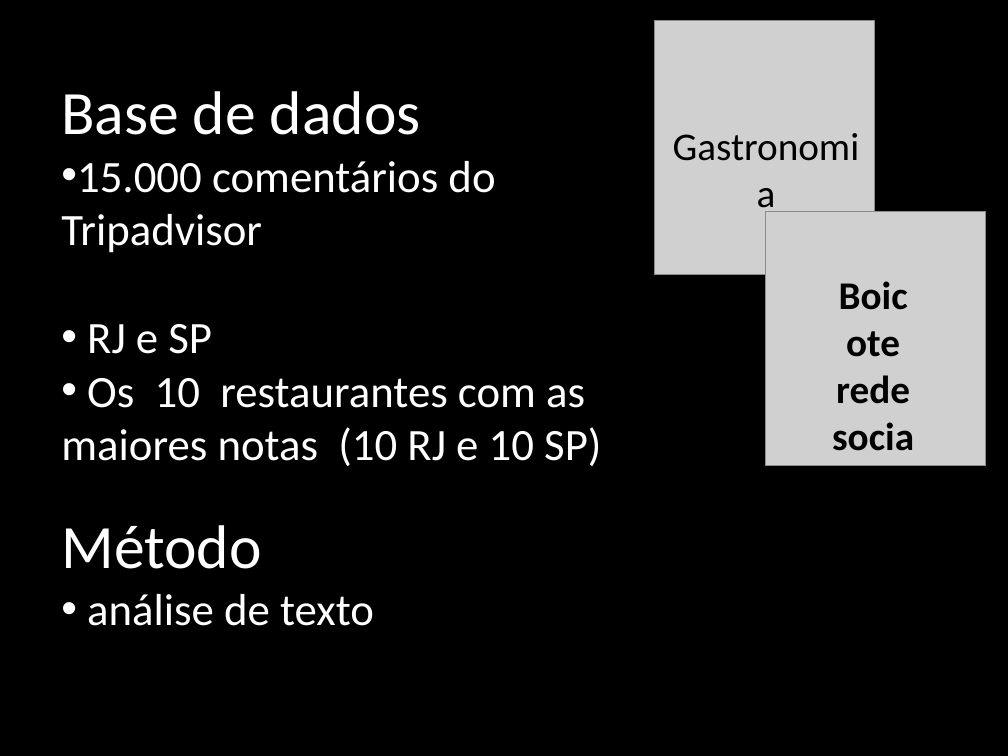
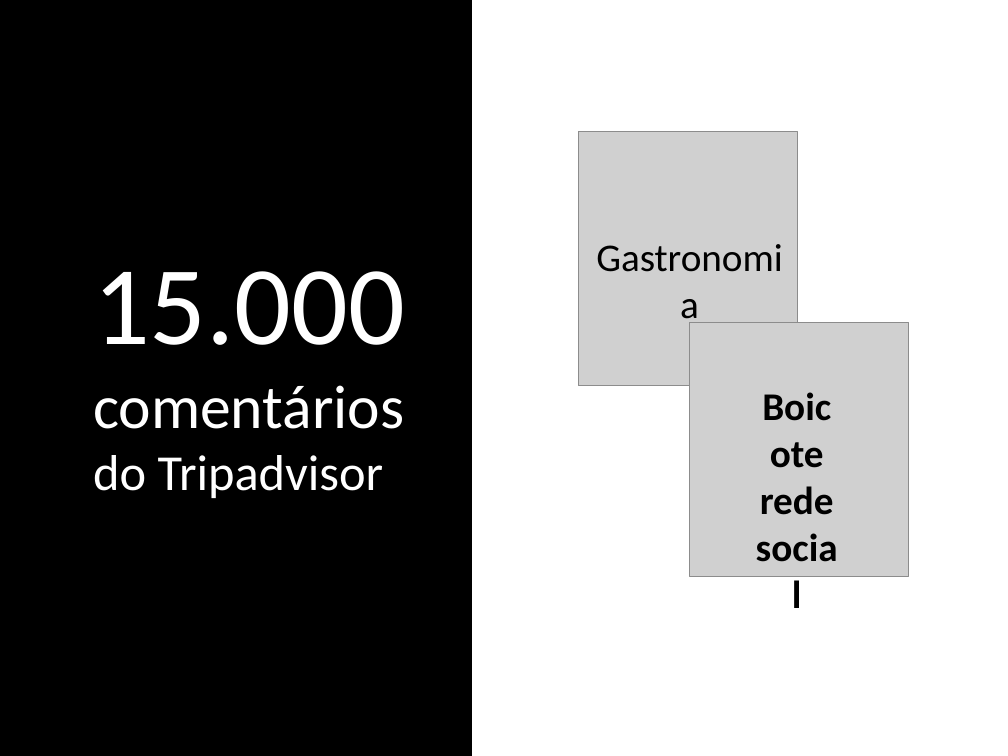
Before and after one commit to DATAUNIRIO/ap, a slide deck: slide 4 of DMQtalks/my_talk.pptx. Drawn at 1008x756 pixels with LibreOffice and Linux fonts; fonts in the diff are those of the drawing; grey boxes stand for pictures. Boxes give left, top, right and bottom in pixels: in the first picture for what was removed or moved away, otherwise in the second. Text is boxed around its words. In the diff, an @@ line names an element or a change of style, - is before the commit and + after.

```diff
--- a/DMQtalks/my_talk.pptx
+++ b/DMQtalks/my_talk.pptx
@@ rectangle added at box(473, 0, 1008, 756), fill #FFFFFF @@
@@ text at box(93, 271, 405, 498): text changed; size 32 to 36 pt @@
-Base de dados
-• 15.000 comentários do Tripadvisor
-• RJ e SP
-• Os 10 restaurantes com as maiores notas (10 RJ e 10 SP)
-Método
-• análise de texto
+15.000
+comentários
+do Tripadvisor
@@ 2 pictures, 2 texts: place and size @@
-2 pictures, 2 texts at box(655, 21, 986, 466)
+2 pictures, 2 texts at box(579, 132, 909, 577)
```
Also in this commit, not shown: 2 other slides changed, 3 slides added, 4 slides removed, 2 other files.
